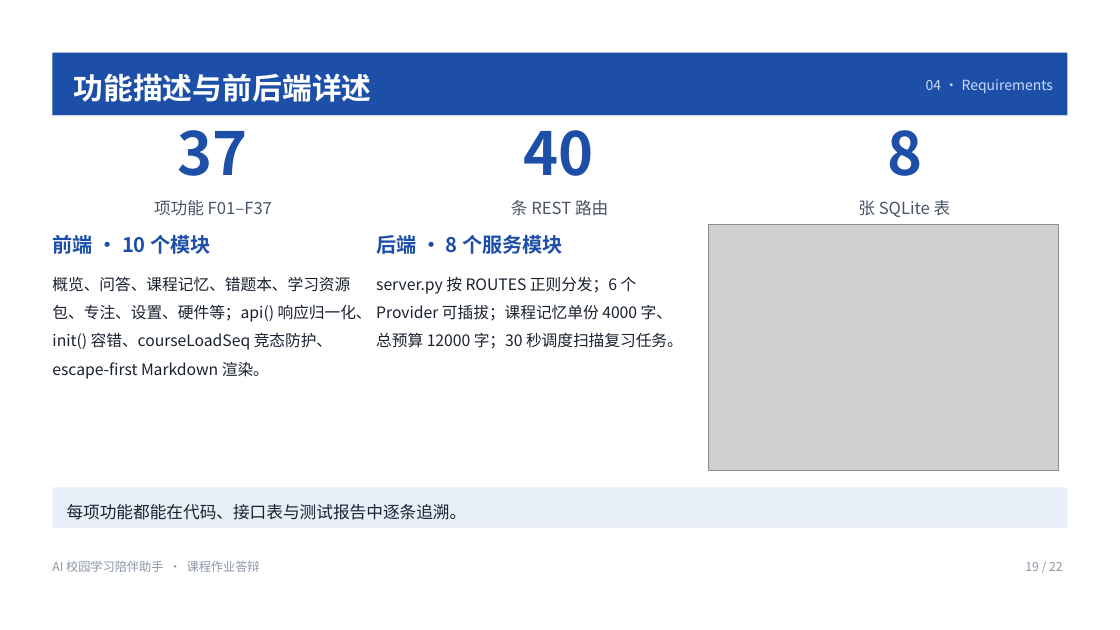
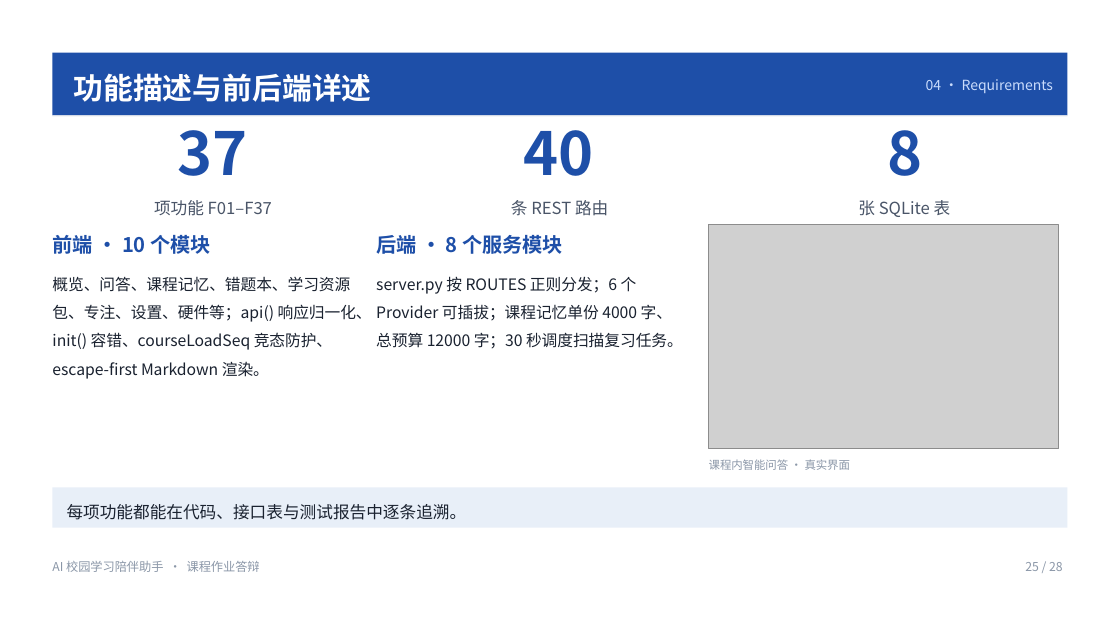
Before and after one commit to kecit33/ai-agent-study, a slide deck: slide 25 of docs/AI校园学习陪伴助手_团队展示与需求分析.pptx (slide 19 before the commit). Drawn at 1120x630 pixels with LibreOffice and Linux fonts; fonts in the diff are those of the drawing; grey boxes stand for pictures. Boxes give left, top, right and bottom in pixels: in the first picture for what was removed or moved away, otherwise in the second. Text is boxed around its words. In the diff, an @@ line names an element or a change of style, - is before the commit and + after.

Commit message:
feat(ppt): 成果展示扩展为 7 个单图页，演示文稿 22 页扩为 28 页并修复逐页审查问题
- P14 六图网格页（每图缩至 29% 不可读）扩展为 P14-P20 七个单图页：每页 660px 大图 + 480px 说明栏（功能名 / 对应需求 F 编号与验收 A 编号徽标 / 一段描述 / 三要点 / 进度徽标「真实界面 n/7」）

- 新增 ui_plan.png 复习计划真实截图（F04 复习计划 / F12 到点提醒），截图与说明一一对应、挂钩 SRS 需求编号

- 逐页审查修复：目录页码区间左右重复显示改为右侧页码 + 左侧章节摘要；P05/P06 队员风采移除误用的产品截图改深蓝姓氏徽标（不虚构头像）；P07 制作备注不再泄漏到成品；P09/P10/P25 图注补齐并去编辑腔

- 连锁同步：目录区间 03 P12-P21 / 04 P22-P27、21 个内容页页脚 NN/28、需求分析重编号 P22-P27、DESIGN.md 逐页字段表 28 行与图资产真实使用页

- 校验：28 页、XML 全可解析、15 处图片引用全部命中 11 张媒体、0 元素越界、0 空字节、页脚编号与页序一致、7 单图页每页恰 1 图、原有关键内容无损

```diff
--- a/docs/AI校园学习陪伴助手_团队展示与需求分析.pptx
+++ b/docs/AI校园学习陪伴助手_团队展示与需求分析.pptx
@@ picture: place and size @@
-picture at box(709, 225, 1060, 471)
+picture at box(709, 225, 1060, 450)
@@ text added at box(709, 459, 850, 470), 9.8 pt, text #8B97A8 @@
+课程内智能问答 · 真实界面
@@ text at box(1025, 562, 1063, 571): text changed @@
-19 / 22
+25 / 28
```
Also in this commit, not shown: 14 other slides changed, 7 slides added, 1 slide removed, 27 other files.
